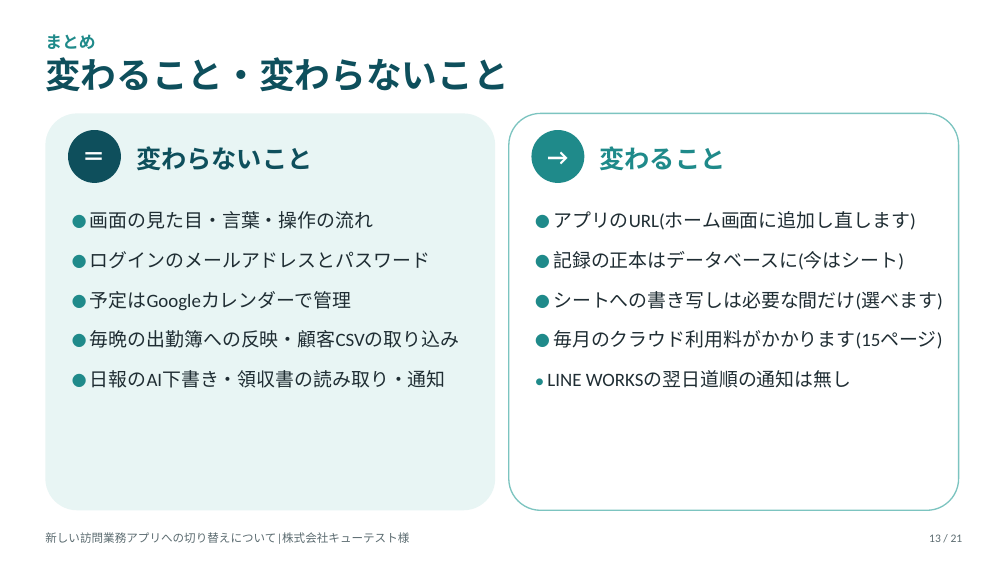
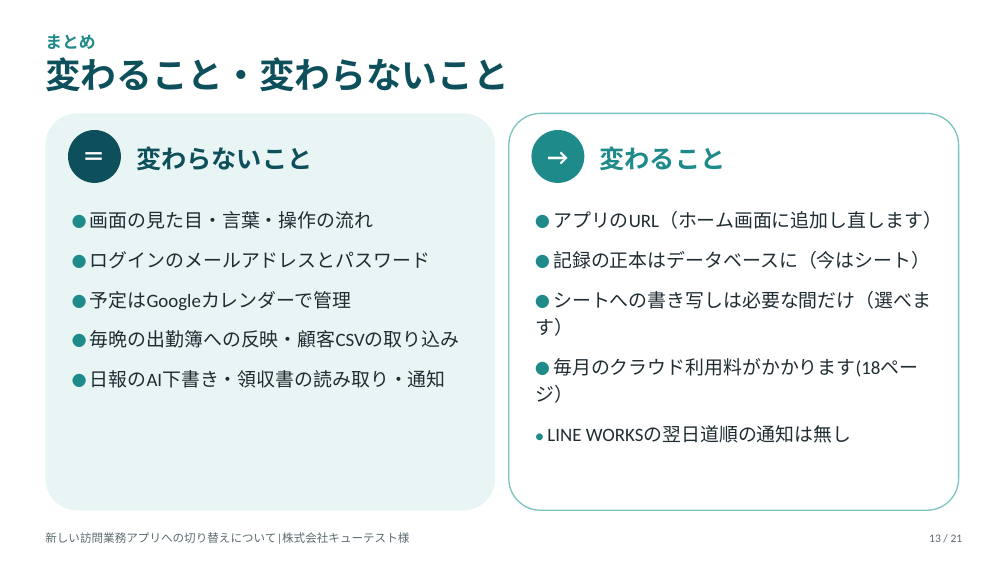
Before and after one commit to katahimo-dev/katahimo-app, a slide deck: slide 13 of doc/partner/新アプリ切替のご説明_キューテスト様.pptx. Drawn at 1008x567 pixels with LibreOffice and Linux fonts; fonts in the diff are those of the drawing. Boxes give left, top, right and bottom in pixels: in the first picture for what was removed or moved away, otherwise in the second. Text is boxed around its words. In the diff, an @@ line names an element or a change of style, - is before the commit and + after.

```diff
--- a/doc/partner/新アプリ切替のご説明_キューテスト様.pptx
+++ b/doc/partner/新アプリ切替のご説明_キューテスト様.pptx
@@ text at bbox=[535, 211, 942, 377]: text changed @@
-● アプリのURL(ホーム画面に追加し直します)
-● 記録の正本はデータベースに(今はシート)
-● シートへの書き写しは必要な間だけ(選べます)
-● 毎月のクラウド利用料がかかります(15ページ)
+● アプリのURL（ホーム画面に追加し直します）
+● 記録の正本はデータベースに（今はシート）
+● シートへの書き写しは必要な間だけ（選べます）
+● 毎月のクラウド利用料がかかります(18ページ）
```
Also in this commit, not shown: 17 other slides changed, 3 other files.
